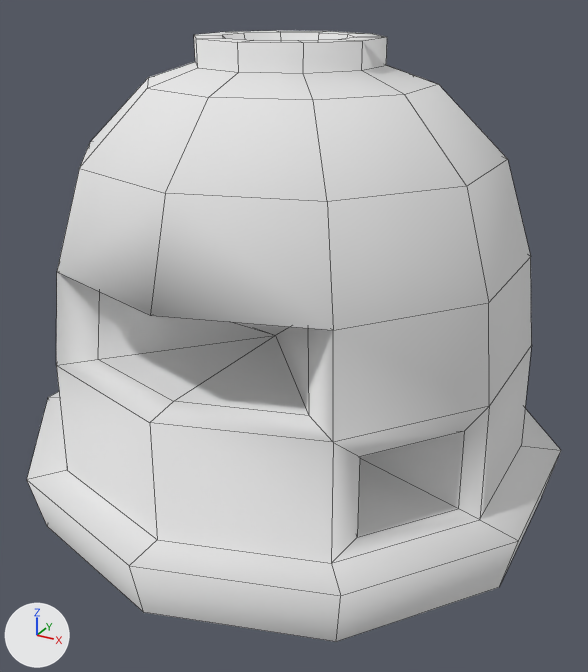
What one commit did to the Blender file Assets/ReferencedData/Client/Meshes-2015/Furniture/oven.blend.
Camera for both pictures: a camera (50 mm lens) standing at (2.13, -3.84, 2.83) and looking at (0.09, -0.12, 0.97). The axes (+X, +Y, +Z) are drawn at lower left. The lights are the same throughout. Mesh edges are drawn as thin lines.

Objects in the first picture: 'oven'.
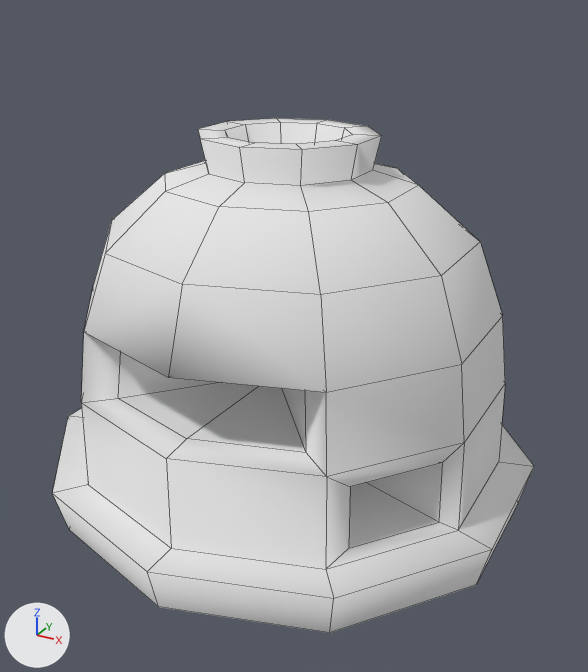
Edits to the bpy script that builds the scene:
```text
Change me_circle:
    used by ob_oven; location = (0.0, 0.0, 0.0)
    remove me_circle.from_pydata(...)  # 118 vertices, 124 faces; spans x -1.53..1.53, y -1.55..1.5, z 0.01..2.57
    add me_circle.from_pydata(...)  # 118 vertices, 124 faces; spans x -1.4..1.4, y -1.43..1.36, z -0.04..2.09
    me_circle part 1: 118 of 118 vertices moved; they spanned x -1.53..1.53, y -1.55..1.5, z 0.01..2.57 and now span x -1.4..1.4, y -1.43..1.36, z -0.04..2.09; mean shift (0.0, 0.0, -0.31); largest move (0.0, 0.45, 2.43) -> (0.0, 0.4, 1.91)
```

Pixel boxes [x1, y1, x2, y2] of what changed, in the pictures (588 x 672 px):
'oven', reshaped (10% narrower, 16% shorter)
    before: [27, 30, 561, 642]
    after: [52, 118, 534, 633]
